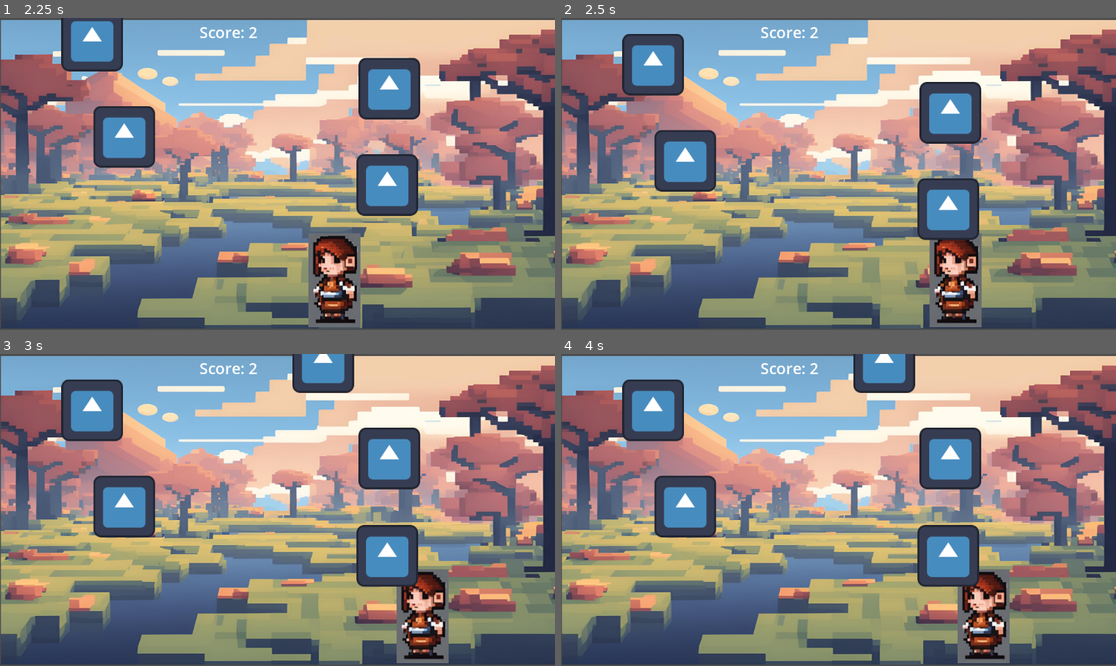
Above: before the commit, frames 1-4 (two rows, left to right).
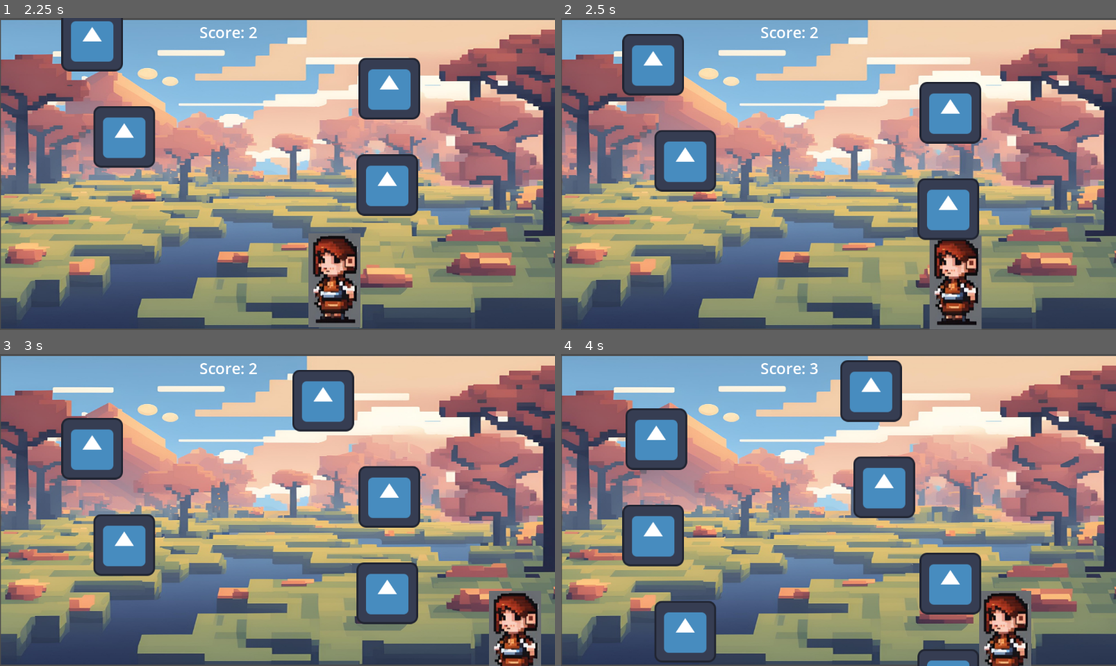
Above: after the commit, the same moments.

Repository: Kendzeyyyy/Godot-project
Game: Godot game, scene res://main.tscn
Two runs of this game, one before a commit and one after it. Both use one fixed random seed, a clock stepped at 60 frames per second and the inputs below. The engine's default icon, where the game draws it, is replaced by a stand-in: a white triangle on a blue panel in a dark square.
Inputs:
- Up to frame 1 (2.25 s): tap Enter at 0.5 s; hold Right (ui_right) 0.53-1.28 s; hold Left (ui_left) 1.28-2.03 s; hold Right (ui_right) from 2.03 s (still down)
- Up to frame 2 (2.5 s): keep holding Right (ui_right)
- Up to frame 3 (3 s): keep holding Right (ui_right)
- Up to frame 4 (4 s): release Right (ui_right) at 3.53 s; hold Left (ui_left) from 3.53 s (still down)

Frame 1 is identical in both runs. In frame 2, 1.2% of the frame differs, in the area x 66-76%, y 69-100%; in frame 3, 20%; in frame 4, 21%, in the area x 11-85%, y 0-100%.

Commit message:
blockit ei törmää toisiinsa enää, kasvatettu blockien collission box koko blockin kokoiseksi

Diff:
--- a/amazing-ai-godot-project/Obstacle.gd
+++ /dev/null
@@ -1,18 +0,0 @@
-extends CharacterBody2D
-
-@export var speed: float = 200.0  # Speed of the falling obstacle
-
-func _process(delta: float) -> void:
-	# Move the obstacle downwards
-	var velocity2 = Vector2(0, speed * delta)
-
-	# Move and detect collisions
-	var collision = move_and_collide(velocity2)
-
-	# Log if a collision occurs
-	if collision:
-		print("Obstacle collided with: ", collision.get_collider())
-
-func _on_visible_on_screen_notifier_2d_screen_exited():
-	# Queue free when the block goes off-screen
-	queue_free()
--- a/amazing-ai-godot-project/Obstacle.tscn
+++ /dev/null
@@ -1,16 +0,0 @@
-[gd_scene load_steps=3 format=3 uid="uid://cs34f2ij3l44m"]
-
-[ext_resource type="Script" path="res://Obstacle.gd" id="1_27o46"]
-[ext_resource type="Texture2D" uid="uid://cbtf6m76dj5d" path="res://icon.svg" id="2_xbxf6"]
-
-[node name="Node2D" type="Node2D"]
-
-[node name="Obstacle" type="Node2D" parent="."]
-script = ExtResource("1_27o46")
-
-[node name="Sprite2D" type="Sprite2D" parent="Obstacle"]
-position = Vector2(311, 311)
-scale = Vector2(5.85938, 5.85938)
-texture = ExtResource("2_xbxf6")
-
-[node name="CollisionShape2D" type="CollisionShape2D" parent="Obstacle"]
--- a/amazing-ai-godot-project/block.tscn
+++ b/amazing-ai-godot-project/block.tscn
@@ -4,13 +4,14 @@
 [ext_resource type="Texture2D" uid="uid://cbtf6m76dj5d" path="res://icon.svg" id="2_bnx7x"]
 
 [sub_resource type="RectangleShape2D" id="RectangleShape2D_a8o8c"]
-size = Vector2(81, 53)
+size = Vector2(123, 121)
 
 [node name="Block" type="CharacterBody2D"]
+collision_mask = 0
 script = ExtResource("1_2k1ku")
 
 [node name="CollisionShape2D" type="CollisionShape2D" parent="."]
-position = Vector2(0.5, 2.5)
+position = Vector2(-1.5, -1.5)
 shape = SubResource("RectangleShape2D_a8o8c")
 
 [node name="Sprite2D" type="Sprite2D" parent="."]
--- a/amazing-ai-godot-project/score_label.gd
+++ /dev/null
@@ -1,11 +0,0 @@
-extends Label
-
-var score = 0
-# Called when the node enters the scene tree for the first time.
-func _ready() -> void:
-	text  = "Score: " + str(score)
-
-
-# Called every frame. 'delta' is the elapsed time since the previous frame.
-func _process(delta: float) -> void:
-	pass
--- a/amazing-ai-godot-project/static_body_2d_2.gd
+++ /dev/null
@@ -1,11 +0,0 @@
-extends StaticBody2D
-
-
-# Called when the node enters the scene tree for the first time.
-func _ready() -> void:
-	pass # Replace with function body.
-
-
-# Called every frame. 'delta' is the elapsed time since the previous frame.
-func _process(delta: float) -> void:
-	pass
Not shown: 1 places in amazing-ai-godot-project/main.tscn that only renumber resources
